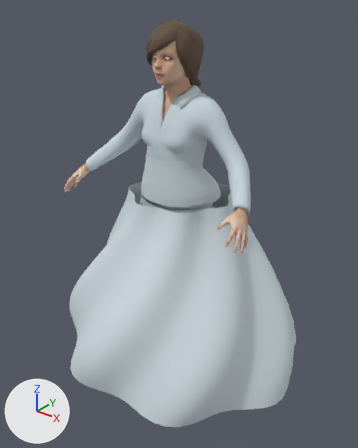
The glTF model characters/npcs/british/lieutenant_woman.glb: old version first, new version second.
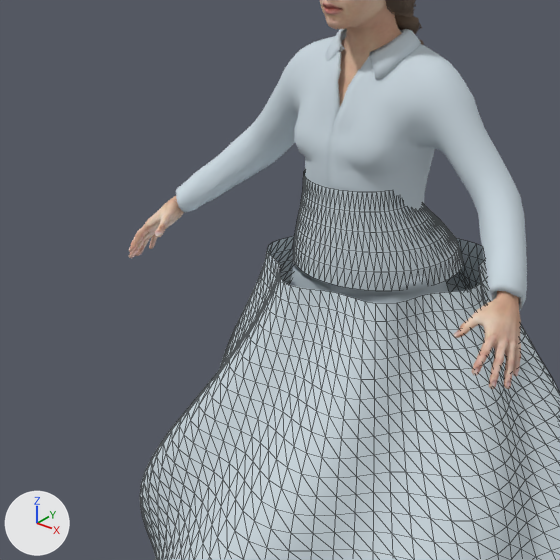
Each version is shown whole from a 50 mm camera at (1.133, -1.428, 1.522) aimed at (0.009, -0.022, 0.65), then close up on the part from 1% to 74% of the width and 16% to 75% of the height. The lights are fixed; the arrows at lower left show +X, +Y and +Z. The older version's two pictures come first. The close-ups show mesh edges as thin lines. Vertices at exactly the same position are counted once.

In view in the first close-up: 'Companion fitted waist transition', 'Companion gathered skirt', 'Companion_MPFB_body_export_cutout', 'Companion_fitted_cloth_base_export_cutout', 'Companion_hair'.
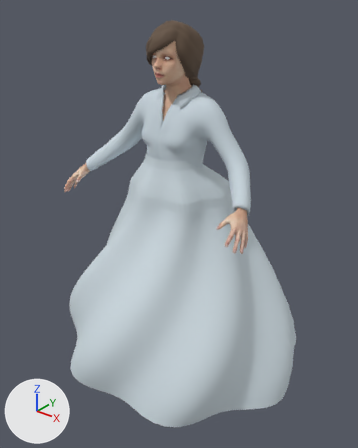
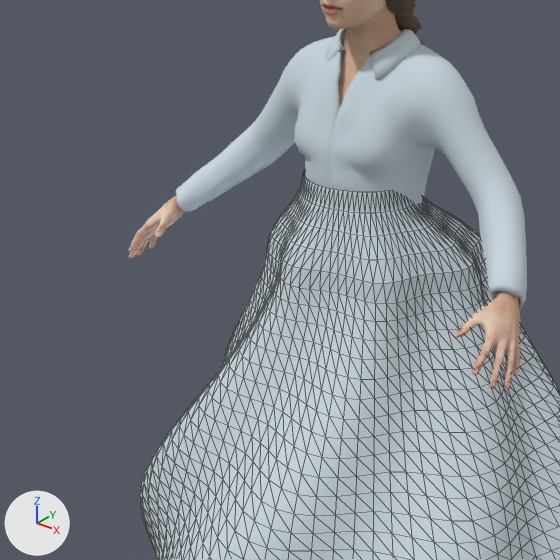
The change in detail:
me_companion_fitted_waist_transition_mesh is used by ob_companion_fitted_waist_transition; location (0.0, 0.0, 0.0).
me_companion_fitted_waist_transition_mesh had 432 vertices, 720 faces and spanned x -0.162..0.162, y -0.149..0.149, z 0.781..0.953.
me_companion_fitted_waist_transition_mesh now has 432 vertices, 720 faces and spans x -0.202..0.218, y -0.197..0.197, z 0.781..0.953.
me_companion_fitted_waist_transition_mesh part 1: 360 of 432 vertices moved; they spanned x -0.162..0.162, y -0.149..0.149, z 0.781..0.919 and now span x -0.202..0.218, y -0.197..0.197, z 0.781..0.919; mean shift (0.0, 0.0, 0.0); largest move (0.162, 0.0, 0.781) -> (0.218, 0.0, 0.781).

Boxes [x1, y1, x2, y2] around the edits, measured in the close-ups (560 x 560 px):
'Companion fitted waist transition', reshaped (27% wider, 11% taller): before [293, 171, 463, 291]; after [267, 171, 484, 304]
